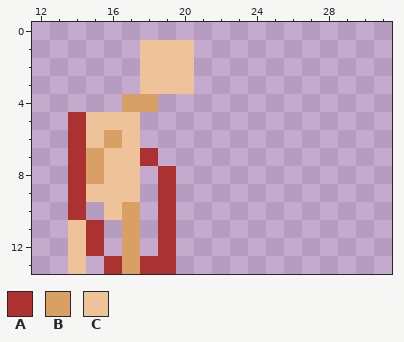
Two states of a pixel-art sprite, art/export_tiles/longArmSwing8.png. That is the earlier state.
The file is 32x14 pixels. Shown: x 12..31, y 0..13.
Palette (. is transparent): A #ac3232  B #d9a066  C #eec39a
Pixels before, first column x 14:
 1 ....CCC
 2 ....CCC
 3 ....CCC
 4 ...BB..
 5 ACCC...
 6 ACBC...
 7 ABCCA..
 8 ABCC.A.
 9 ACCC.A.
10 A.CB.A.
11 CA.B.A.
12 CA.B.A.
13 C.ABAA.
And afterwards:
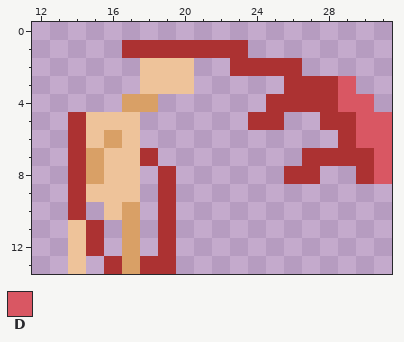
Colours new in this view: D #d95763
The exact change:
The author put colour A in row 1 at x 17 and 21 to 23; in row 2 at x 23 to 26; in row 3 at x 26 to 28; in row 4 at x 25 to 28; in row 5 at x 24 to 25 and 28 to 29; in row 6 at x 29.
The author put colour A in row 7 at x 27 to 30; in row 8 at x 26 to 27 and 30.
Colour C becomes colour A in row 1 at x 18 to 20.
The author put colour D in row 3 at x 29; in row 4 at x 29 to 30; in rows 5 to 6 at x 30 to 31; in rows 7 to 8 at x 31.
Changed places in both pictures, as pixel boxes (x1, y1, x2, y2):
changed: (122, 40, 392, 184)
